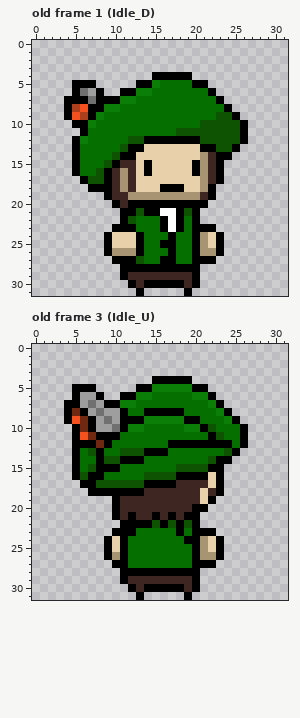
Pixel-art file, stored at Assets/Sprites/Aseprite/Bard.aseprite. The picture above was drawn from the file before the commit.
32x32 pixels, 4 frames. Shown: old frame 1 (Idle_D), old frame 3 (Idle_U). The commit also changed other frames, which this record leaves out.
Once edited:
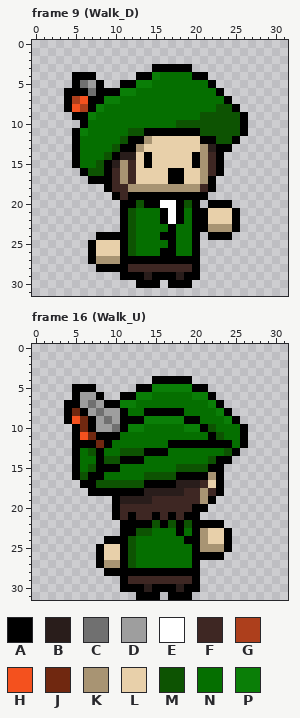
Palette (. is transparent): A #000000  B #291d1b  C #707070  D #9e9e9e  E #ffffff  F #3e2723  G #ad3f1c  H #f4511e  J #702810  K #a89473  L #e8d0aa  M #0d5302  N #056f00  P #0a7e07
A new or re-ordered frame is compared with the old frame closest to it.
Commit: Imported bard walking animation
Changes in this commit:
frames 4 -> 22
Changed rows in their new state; - is an unchanged pixel.
Frame 9 (Walk_D) is new; against old frame 1 (Idle_D), layer "Layer 1":
first column x 4:
 3 -----------AAAAA-------
 4 -AAA-----AAPNNNNAA-----
 5 --CDA--AAPPN----NNA----
 6 A-AC-AAPPNN-------NA---
 7 -GHA-PPNN----------NA--
 8 -HG-PNN------------MMA-
 9 .AAPN------------MM--MA
10 -.-N----------MMM------
11 -AP-----MMAAAAAAA------
12 --N----MAAKLLLLLLAA--A.
13 ------MA-K-------KBAA.-
14 -----MABB-A-----A---.--
15 ----MABK---------------
16 -.AM------L--AA-L------
17 --.AA--------AA---A.---
18 ---..--FKKKKKKKKKF-----
19 -----.A-AAAAAAAAAA.----
20 ------.A-M--EE-M-.AAA--
21 --------MNNNA--N-ALLLA-
22 -----------------ALLLA-
23 ------.-M---NAN---KKKA-
24 ----A-AAMN--A----.A-A--
25 ---ALL-AMN--N----...---
26 ---ALLLAMN--A----...---
27 ---AKKK--AAA--AA-..----
28 ----AAA-FFFFFFFF-------
29 --------AABAAABA-------
30 --------.A--.--A.------
31 ---------.-----.-------
Frame 16 (Walk_U) is new; against old frame 3 (Idle_U), layer "Layer 2":
first column x 8:
16 --------------K--
17 ----------BBB----
18 ------BBBBB--K---
19 ---BBBB------K---
22 -------------AAA-
23 --.--MM------KLLA
24 --A-M----------LA
25 AL--M---------KKA
26 ALL-M--------AA--
27 AKK-M--------..--
28 -AA--------------
30 ---A-AB---BA-----
31 ------AA-AA------
Changed places in both pictures, as pixel boxes (x1, y1, x2, y2):
changed: (64, 64, 248, 296)
changed: (96, 472, 232, 600)
